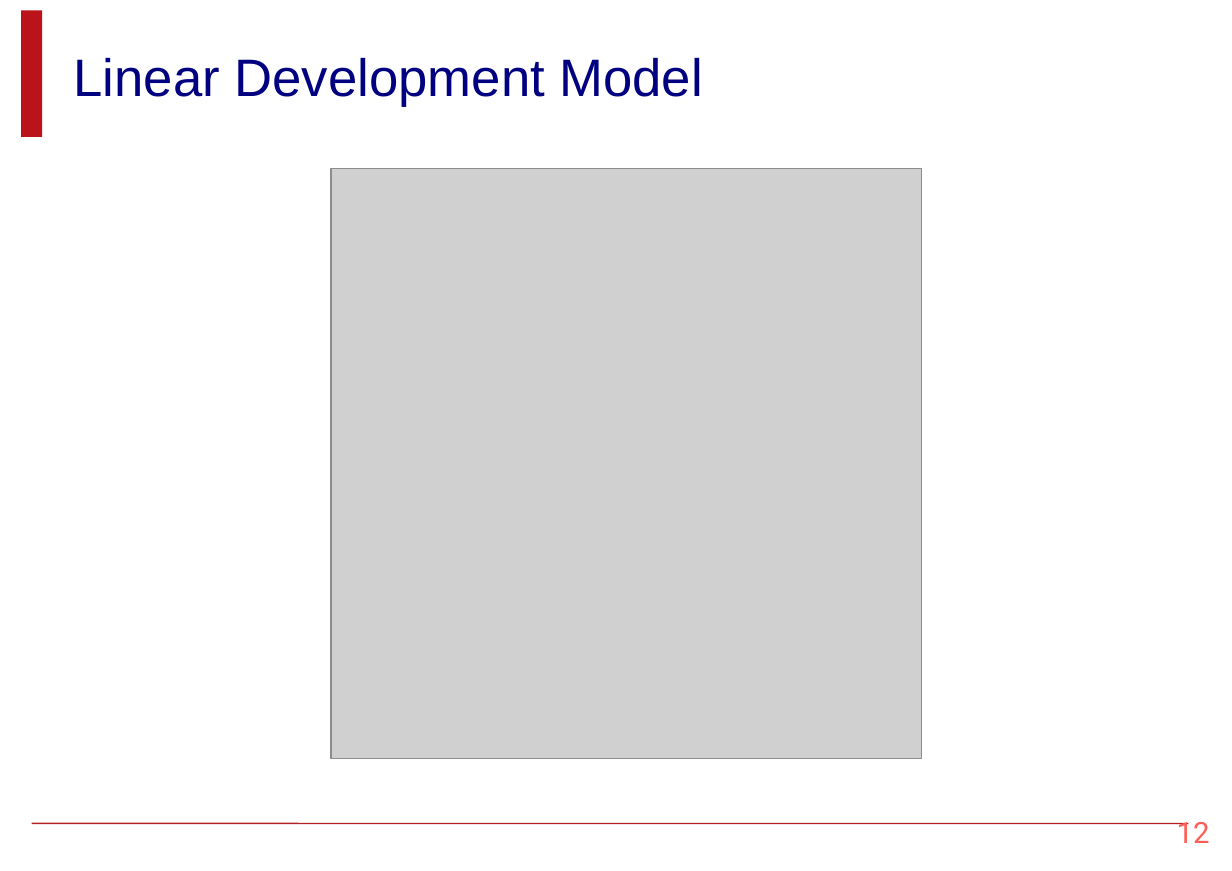
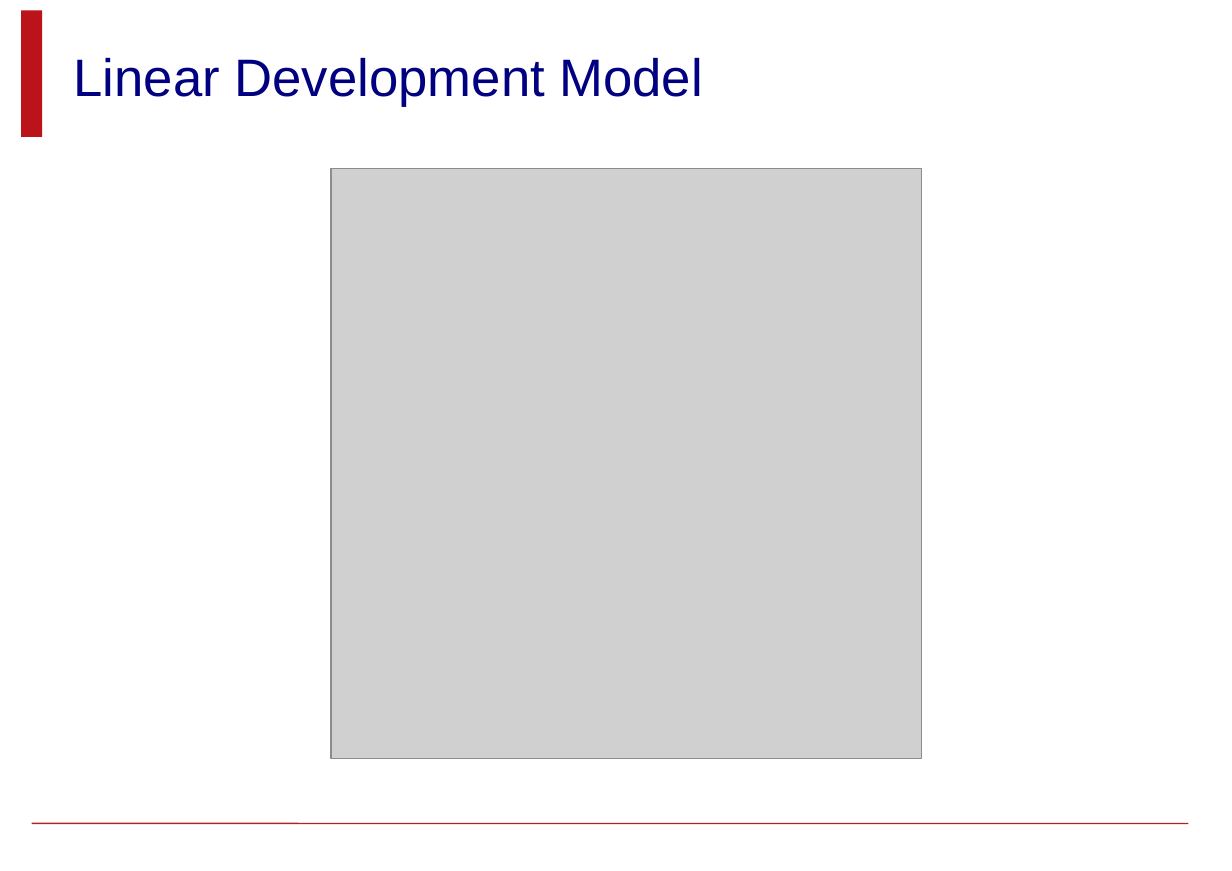
Before and after one commit to ooctopuss/ase2017, a slide deck: slide 12 of Slides/03 - Configuration Management.odp. Drawn at 1232x871 pixels with LibreOffice and Linux fonts; fonts in the diff are those of the drawing; grey boxes stand for pictures. Boxes give left, top, right and bottom in pixels: in the first picture for what was removed or moved away, otherwise in the second. Text is boxed around its words. In the diff, an @@ line names an element or a change of style, - is before the commit and + after.

```diff
--- a/Slides/03 - Configuration Management.odp
+++ b/Slides/03 - Configuration Management.odp
@@ page number removed at (x1=1167, y1=815, x2=1220, y2=865) @@
-12
```
Also in this commit, not shown: 14 other slides changed.
